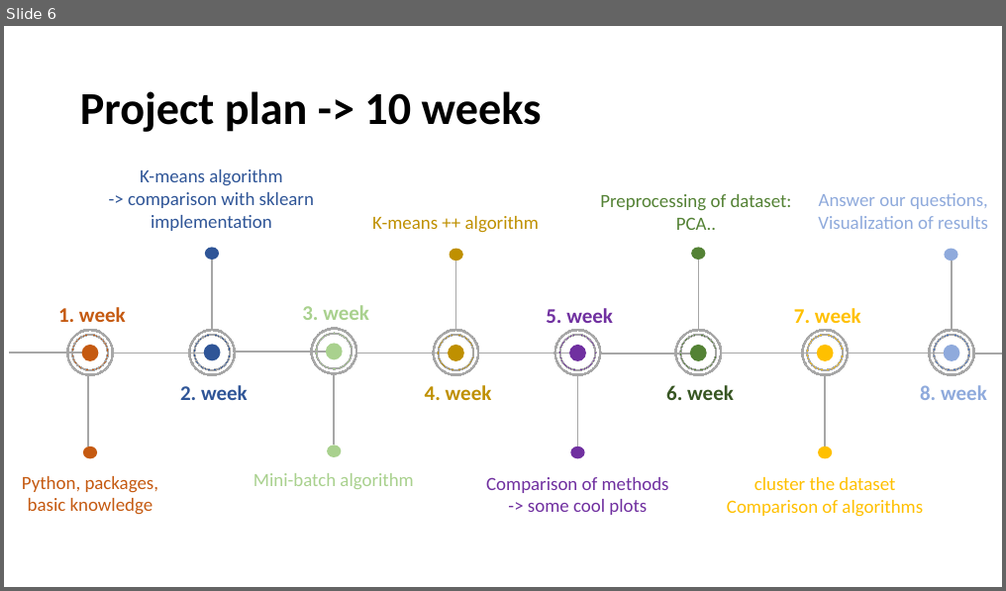
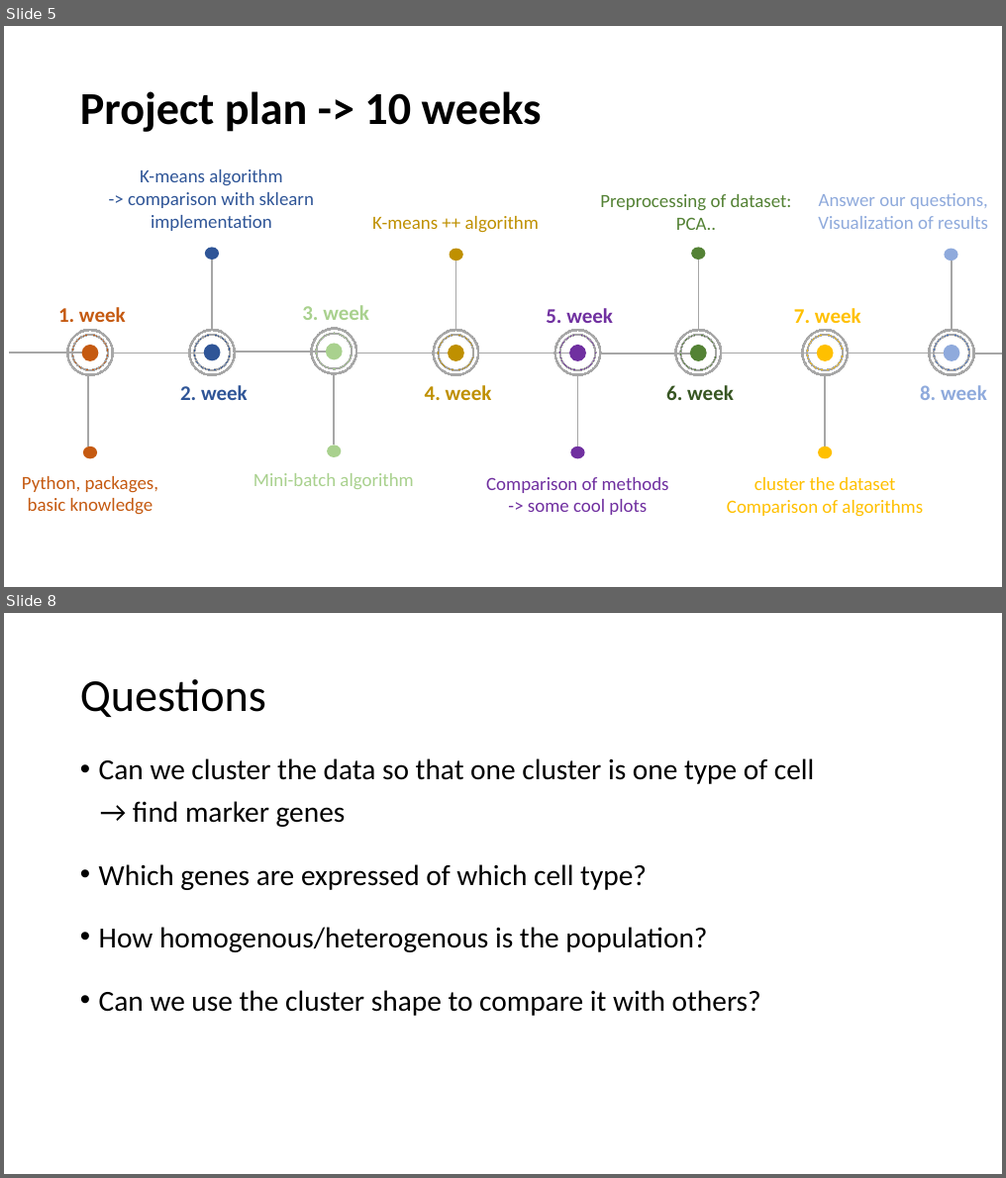
Before and after one commit to datascience-mobi/group-01-project-4-1, a slide deck: K-means clustering.pptx. Shown one above the other, each under a label of ours: slide 6 before the commit, slides 5 and 8 after it; the slides between them are not shown. The pictures are 1006x591 and 1006x1178 pixels, drawn with LibreOffice and Linux fonts; fonts in the diff are those of the drawing. Boxes give left, top, right and bottom in pixels: in the first picture for what was removed or moved away, otherwise in the second. Text is boxed around its words. In the diff, an @@ line names an element or a change of style, - is before the commit and + after.

```diff
--- a/K-means clustering.pptx
+++ b/K-means clustering.pptx
@@ slide 8 added at (x1=4, y1=613, x2=1002, y2=1174), background #FFFFFF @@
@@ title added at (x1=80, y1=679, x2=266, y2=717), 44 pt, text #000000 @@
+Questions
@@ text added at (x1=99, y1=759, x2=814, y2=1016), 28 pt, text #000000 @@
+• Can we cluster the data so that one cluster is one type of cell
+→ find marker genes
+• Which genes are expressed of which cell type?
+• How homogenous/heterogenous is the population?
+• Can we use the cluster shape to compare it with others?
@@ what was slide 6 is now slide 5 @@
```
Also in this commit, not shown: 2 slides changed, 1 other slide added.
